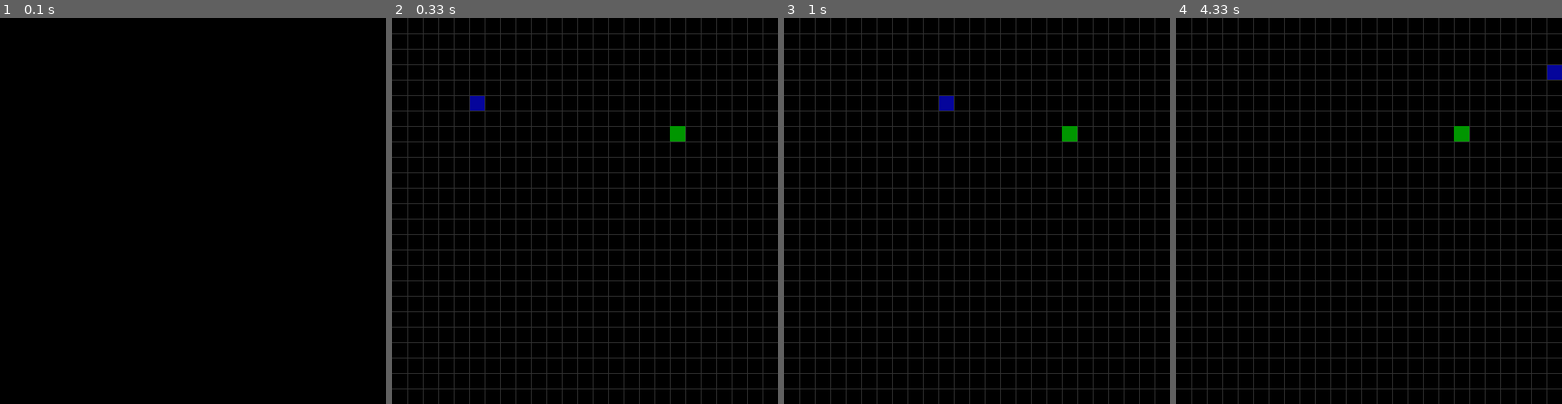
Above: before the commit, frames 1-4 (left to right).
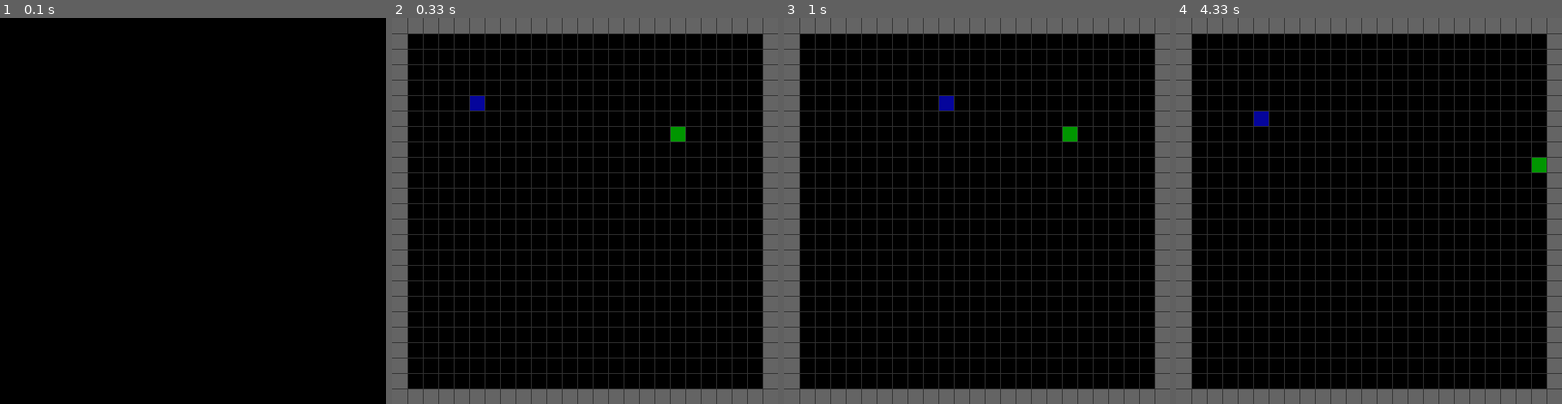
Above: after the commit, the same moments.

Repository: goserg/Snake_pygame
Game: pygame game, started from src/Main.py
Two runs of this game, one before a commit and one after it. Both use one fixed random seed, a clock stepped at 60 frames per second and the inputs below.
Inputs:
- Up to frame 1 (0.1 s): no input
- Up to frame 2 (0.33 s): no input
- Up to frame 3 (1 s): hold Right 0.33-0.8 s; hold Up from 0.83 s (still down)
- Up to frame 4 (4.33 s): release Up at 1.13 s; hold Right 1.17-1.63 s; hold Down 2.23-2.53 s; hold Left 2.57-2.97 s; hold Up 3-3.37 s; hold Right 3.4-4.03 s; hold Down from 4.07 s (still down)

Frame 1 is identical in both runs. In frame 2, 14% of the frame differs, in the area x 0-100%, y 0-100%; in frame 3, 14%; in frame 4, 15%.

Commit message:
added border

Diff:
--- /dev/null
+++ b/src/Border.py
@@ -0,0 +1,22 @@
+from src.Cube import Cube
+
+
+class Border:
+    def __init__(self, window_size, cell_size):
+        self.window_size = window_size
+        self.cell_size = cell_size
+        self.border = []
+        self.color = (100, 100, 100)
+        self.generate_border()
+
+    def generate_border(self):
+        n = self.window_size//self.cell_size
+        for i in range(0, n):
+            self.border.append(Cube([0, i], self.cell_size, self.color))
+            self.border.append(Cube([n-1, i], self.cell_size, self.color))
+            self.border.append(Cube([i, 0], self.cell_size, self.color))
+            self.border.append(Cube([i, n-1], self.cell_size, self.color))
+
+    def draw(self, surface):
+        for i in self.border:
+            i.draw(surface)
--- a/src/Cube.py
+++ b/src/Cube.py
@@ -3,11 +3,9 @@
 
 class Cube(object):
 
-    def __init__(self, position, window_size, cell_size, color):
-        self.window_size = window_size
+    def __init__(self, position, cell_size, color):
         self.cell_size = cell_size
         self.color = color
-        self.rows = self.window_size // self.cell_size
         self.position = position
 
     def tick(self):
--- a/src/Food.py
+++ b/src/Food.py
@@ -3,21 +3,26 @@
 
 
 class Food:
-    def __init__(self, window_size, cell_size, color):
+    def __init__(self, window_size, cell_size, snake, border, color):
         self.window_size = window_size
         self.cell_size = cell_size
         self.color = color
         self.rows = self.window_size // self.cell_size
         self.position = [0, 0]
-        self.random_food([])
+        self.snake = snake
+        self.border = border
+        self.random_food()
 
     def draw(self, surface):
         pygame.draw.rect(surface, self.color, (self.position[0] * self.cell_size, self.position[1] * self.cell_size,
                                                self.cell_size, self.cell_size))
 
-    def random_food(self, occupied):
+    def random_food(self):
         size = self.window_size // self.cell_size
         self.position = [randrange(size), randrange(size)]
-        for i in occupied:
+        for i in self.snake.body:
             if i.position == self.position:
-                self.random_food(occupied)
+                self.random_food()
+        for i in self.border.border:
+            if i.position == self.position:
+                self.random_food()
--- a/src/Main.py
+++ b/src/Main.py
@@ -1,6 +1,7 @@
 from src.Snake import Snake
 from src.Grid import Grid
 from src.Food import Food
+from src.Border import Border
 import pygame
 
 cell_size = 20
@@ -11,17 +12,20 @@
 win = pygame.display.set_mode((window_size, window_size))
 pygame.display.set_caption("Snake v0.1")
 
-
+border = Border(window_size, cell_size)
 snake = Snake(window_size, cell_size, color=(0, 0, 150))
 grid = Grid(window_size, cell_size, color=(50, 50, 50))
-food = Food(window_size, cell_size, color=(0, 150, 0))
+food = Food(window_size, cell_size, snake, border, color=(0, 150, 0))
 
 
 def draw():
     win.fill((0, 0, 0))
+
     snake.draw(win)
+    food.draw(win)
+    border.draw(win)
+
     grid.draw(win)
-    food.draw(win)
     pygame.display.update()
 
 
@@ -49,7 +53,7 @@
             run = False
 
     snake.move(get_direction())
-    snake.check_collision(food)
+    snake.check_collision(food=food, border=border.border)
     draw()
 
 pygame.quit()
--- a/src/Snake.py
+++ b/src/Snake.py
@@ -12,10 +12,10 @@
         self.dy = 0
         self.size = 1
         self.body = []
-        self.body.append(Cube(self.position, window_size, cell_size, color))
+        self.body.append(Cube(self.position, cell_size, color))
 
     def move(self, direct):
-        self.body.append(Cube(self.position[:], self.window_size, self.cell_size, self.color))
+        self.body.append(Cube(self.position[:], self.cell_size, self.color))
         if direct is not None:
             if self.dx != -direct[0]:
                 self.dx = direct[0]
@@ -36,15 +36,21 @@
         for i in self.body:
             i.tick()
 
-    def check_collision(self, food):
+    def check_collision(self, food, border):
         head = self.body[-1]
         for i in self.body[:-1]:
             if i.position == head.position and self.size > 3:
+                print("score:", self.size - 1)
                 self.__init__(self.window_size, self.cell_size, self.color)
-                food.random_food(occupied=self.body)
-        if self.body[-1].position == food.position:
+                food.random_food()
+        for b in border:
+            if head.position == list(b.position):
+                print("score:", self.size - 1)
+                self.__init__(self.window_size, self.cell_size, self.color)
+                food.random_food()
+        if head.position == food.position:
             self.size += 1
-            food.random_food(occupied=self.body)
+            food.random_food()
 
     def draw(self, surface):
         for i in self.body:
